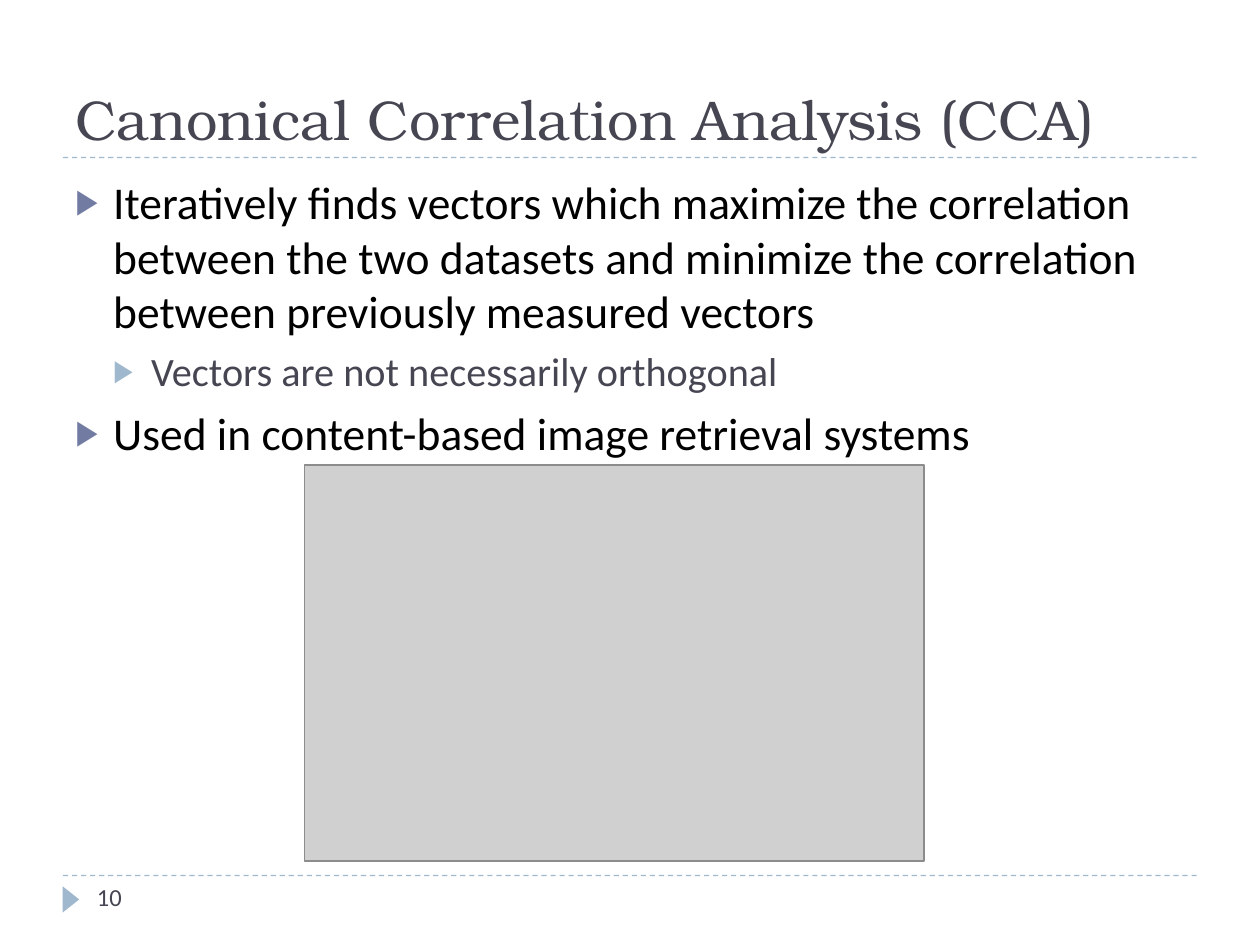
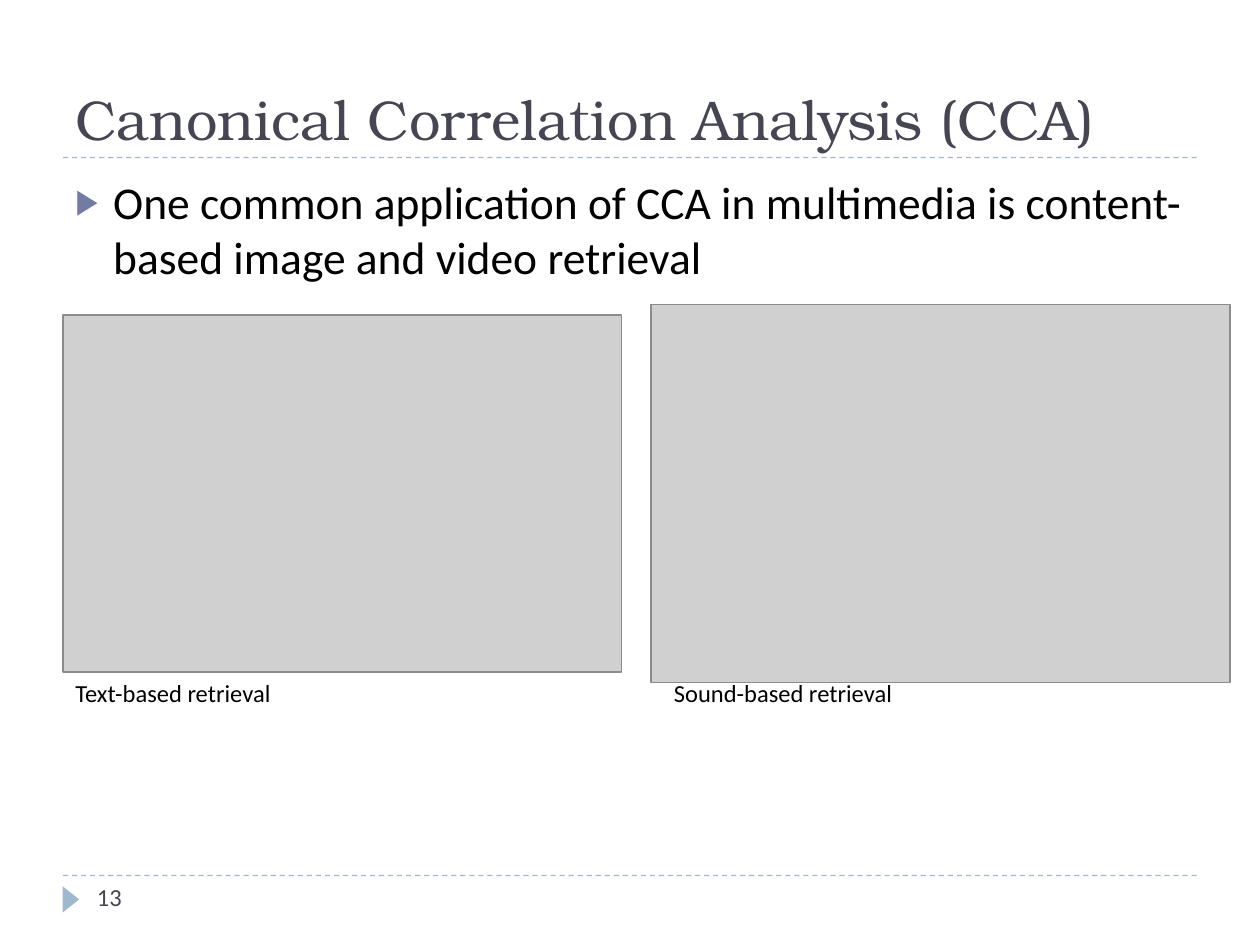
Before and after one commit to rspeyer/rzs-thesis, a slide deck: slide 13 of thesis-defense.pptx (slide 10 before the commit). Drawn at 1260x945 pixels with LibreOffice and Linux fonts; fonts in the diff are those of the drawing; grey boxes stand for pictures. Boxes give left, top, right and bottom in pixels: in the first picture for what was removed or moved away, otherwise in the second. Text is boxed around its words. In the diff, an @@ line names an element or a change of style, - is before the commit and + after.

```diff
--- a/thesis-defense.pptx
+++ b/thesis-defense.pptx
@@ text at box(113, 187, 1181, 282): text changed @@
-▶ Iteratively finds vectors which maximize the correlation between the two datasets and minimize the correlation between previously measured vectors
-  ▶ Vectors are not necessarily orthogonal
-▶ Used in content-based image retrieval systems
+▶ One common application of CCA in multimedia is content-based image and video retrieval
@@ picture: place and size @@
-picture at box(305, 465, 925, 861)
+picture at box(63, 315, 621, 672)
@@ picture added at box(651, 305, 1231, 683) @@
@@ text added at box(75, 685, 271, 702), 14 pt, text #000000 @@
+Text-based retrieval
@@ text added at box(674, 682, 892, 703), 14 pt, text #000000 @@
+Sound-based retrieval
@@ page number at box(97, 890, 122, 906): text changed @@
-10
+13
```
Also in this commit, not shown: 14 other slides changed, 4 slides added.
